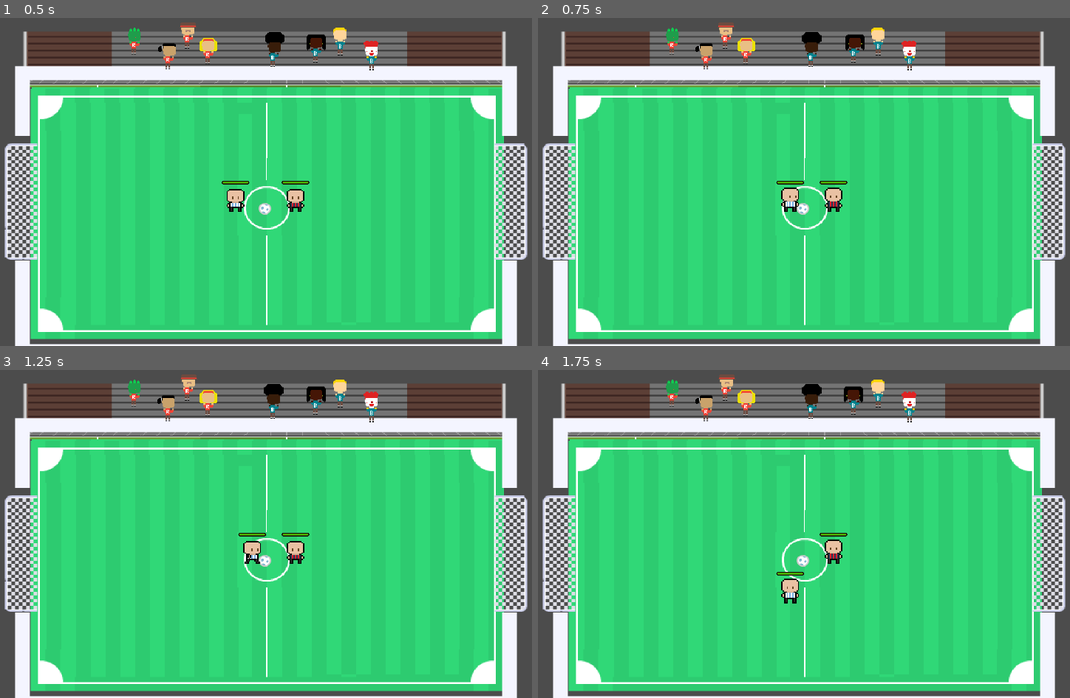
Above: before the commit, frames 1-4 (two rows, left to right).
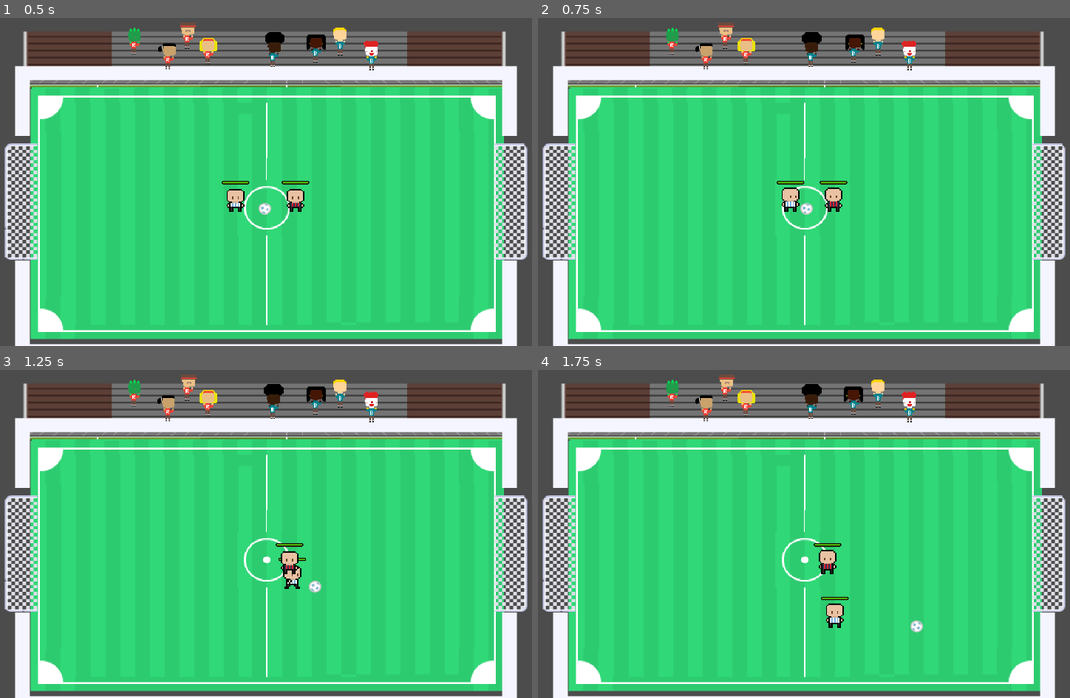
Above: after the commit, the same moments.

Repository: HatakekkSheeshh/Tiny_Football
Game: Godot game, scene res://Scenes/tilemap.tscn
Two runs of this game, one before a commit and one after it. Both use one fixed random seed, a clock stepped at 60 frames per second and the inputs below.
Inputs:
- Up to frame 1 (0.5 s): no input
- Up to frame 2 (0.75 s): tap Enter (ui_accept) at 0.5 s; hold D (ui_right) from 0.53 s (still down)
- Up to frame 3 (1.25 s): keep holding D (ui_right); tap Enter (ui_accept) at 0.77 s
- Up to frame 4 (1.75 s): release D (ui_right) at 1.28 s; hold S (ui_down) from 1.28 s (still down); tap Enter (ui_accept) at 1.52 s

Frame 1 is identical in both runs. In frame 2, 0.1% of the frame differs, in the area x 44-52%, y 49-60%; in frame 3, 0.9%; in frame 4, 1.1%, in the area x 44-73%, y 49-81%.

Commit message:
Update the player control with ball iteraction
Also added the detection for goals

Diff:
--- a/kick-&-score/GameObject/Player1.tscn
+++ b/kick-&-score/GameObject/Player1.tscn
@@ -7,8 +7,8 @@
 [ext_resource type="Texture2D" uid="uid://bwm3hprh6wp2k" path="res://Assets/Free Football Assets/Footballers/Argentina/walk.png" id="4_tcgth"]
 [ext_resource type="Script" uid="uid://bsbmrml6o45dv" path="res://GameObject/kick_zone.gd" id="6_7tsdg"]
 
-[sub_resource type="RectangleShape2D" id="RectangleShape2D_6iuh6"]
-size = Vector2(14, 5.000001)
+[sub_resource type="CapsuleShape2D" id="CapsuleShape2D_p2i75"]
+height = 22.0
 
 [sub_resource type="AtlasTexture" id="AtlasTexture_8trj2"]
 atlas = ExtResource("1_6wbdd")
@@ -170,12 +170,15 @@
 radius = 7.071068
 
 [node name="player" type="CharacterBody2D"]
+collision_layer = 2
+safe_margin = 0.1
 script = ExtResource("1_6iuh6")
 
 [node name="CollisionShape2D" type="CollisionShape2D" parent="."]
-position = Vector2(2.3841858e-07, 11.500002)
+y_sort_enabled = true
+position = Vector2(0, 5)
 rotation = 3.1415925
-shape = SubResource("RectangleShape2D_6iuh6")
+shape = SubResource("CapsuleShape2D_p2i75")
 one_way_collision = true
 debug_color = Color(0.6554663, 0.4702894, 0.58376086, 0.41960785)
 
--- a/kick-&-score/GameObject/Player2.tscn
+++ b/kick-&-score/GameObject/Player2.tscn
@@ -7,8 +7,8 @@
 [ext_resource type="Texture2D" uid="uid://bo2wpekjscqvo" path="res://Assets/Free Football Assets/Footballers/SanLorenzo/walk.png" id="5_5lvck"]
 [ext_resource type="Script" uid="uid://bsbmrml6o45dv" path="res://GameObject/kick_zone.gd" id="6_07chc"]
 
-[sub_resource type="RectangleShape2D" id="RectangleShape2D_6iuh6"]
-size = Vector2(14, 5.000001)
+[sub_resource type="CapsuleShape2D" id="CapsuleShape2D_rlpa5"]
+height = 22.0
 
 [sub_resource type="AtlasTexture" id="AtlasTexture_qrw08"]
 atlas = ExtResource("2_rlpa5")
@@ -173,9 +173,9 @@
 script = ExtResource("1_rlpa5")
 
 [node name="CollisionShape2D" type="CollisionShape2D" parent="."]
-position = Vector2(2.3841858e-07, 11.500002)
+position = Vector2(0, 6)
 rotation = 3.1415925
-shape = SubResource("RectangleShape2D_6iuh6")
+shape = SubResource("CapsuleShape2D_rlpa5")
 one_way_collision = true
 debug_color = Color(0.6554663, 0.4702894, 0.58376086, 0.41960785)
 
--- a/kick-&-score/GameObject/ball.tscn
+++ b/kick-&-score/GameObject/ball.tscn
@@ -4,15 +4,17 @@
 
 [sub_resource type="PhysicsMaterial" id="PhysicsMaterial_e50c6"]
 friction = 0.2
-bounce = 0.6
+bounce = 0.8
 
 [sub_resource type="CircleShape2D" id="CircleShape2D_j5uem"]
 radius = 7.0
 
-[node name="ball" type="RigidBody2D"]
-mass = 0.001
+[node name="ball" type="RigidBody2D" groups=["ball"]]
+y_sort_enabled = true
+mass = 10.0
 physics_material_override = SubResource("PhysicsMaterial_e50c6")
 gravity_scale = 0.0
+can_sleep = false
 
 [node name="Sprite2D" type="Sprite2D" parent="."]
 scale = Vector2(0.75, 0.75)
--- a/kick-&-score/GameObject/kick_zone.gd
+++ b/kick-&-score/GameObject/kick_zone.gd
@@ -25,7 +25,6 @@
 	if body.name == "ball":
 		is_in_contact_with_ball=false
 		ball_body=null
-		print("No longer has the ball")
 
 func _process(delta):
 	if is_in_contact_with_ball:
@@ -41,4 +40,3 @@
 	if ball_body:
 		var dir=(ball_body.global_position -global_position).normalized()
 		ball_body.apply_impulse(Vector2.ZERO, dir*kick_force)
-		print("Kicked the ball")
--- /dev/null
+++ b/kick-&-score/Scenes/goal_1.gd
@@ -0,0 +1,8 @@
+extends Area2D
+
+func _ready():
+	connect("body_entered",Callable(self,"_on_Goal_body_entered"))
+
+func _on_Goal_body_entered(body):
+	if body.is_in_group("ball"):
+		print("The ball is in goal1!")
--- /dev/null
+++ b/kick-&-score/Scenes/goal_2.gd
@@ -0,0 +1,8 @@
+extends Area2D
+
+func _ready():
+	connect("body_entered", Callable(self, "_on_Goal_body_entered"))
+
+func _on_Goal_body_entered(body):
+	if body.is_in_group("ball"):
+		print("The ball is in goal2!")
--- a/kick-&-score/Scenes/tilemap.tscn
+++ b/kick-&-score/Scenes/tilemap.tscn
@@ -7,10 +7,12 @@
 [ext_resource type="Texture2D" uid="uid://c3q8tmskkdykf" path="res://Assets/Soccorpia Asset Pack/Soccorpia Asset Pack/Environment/Soccorpia Stadium Tiles.png" id="5_fctyr"]
 [ext_resource type="Texture2D" uid="uid://ccbdo8t46rja5" path="res://Assets/kenney_sports-pack/Tilesheet/groundGrass_mown.png" id="6_symy8"]
 [ext_resource type="Texture2D" uid="uid://cxg03wlueqrri" path="res://Assets/kenney_sports-pack/Tilesheet/groundIce_red.png" id="7_75hpu"]
+[ext_resource type="Script" uid="uid://bbnlba88tgdqj" path="res://Scenes/goal_1.gd" id="8_3a6fx"]
 [ext_resource type="Texture2D" uid="uid://cgj5gbv0wd38y" path="res://Assets/Soccorpia Asset Pack/Soccorpia Asset Pack/Audience Sheets/Competitor Audience Booing (1) Sheet.png" id="8_bi1hd"]
 [ext_resource type="PackedScene" uid="uid://6eiaw7m0ntao" path="res://GameObject/Player1.tscn" id="8_qqp52"]
 [ext_resource type="Script" uid="uid://bry32xyvtdlsd" path="res://Scripts/a_1.gd" id="9_bhngk"]
 [ext_resource type="Texture2D" uid="uid://j6a0bkvgo35d" path="res://Assets/Soccorpia Asset Pack/Soccorpia Asset Pack/Audience Sheets/Competitor Audience Booing (8) Sheet.png" id="9_ehoth"]
+[ext_resource type="Script" uid="uid://dy3vxgmtp6jo6" path="res://Scenes/goal_2.gd" id="9_gk80j"]
 [ext_resource type="Texture2D" uid="uid://bih8qeul4cxc7" path="res://Assets/Soccorpia Asset Pack/Soccorpia Asset Pack/Audience Sheets/Competitor Audience Booing (2) Sheet.png" id="10_nkvct"]
 [ext_resource type="Texture2D" uid="uid://c7xd6v3cybegm" path="res://Assets/Soccorpia Asset Pack/Soccorpia Asset Pack/Audience Sheets/Competitor Audience Booing (10) Sheet.png" id="10_vyly5"]
 [ext_resource type="Texture2D" uid="uid://oubpkuj5ej63" path="res://Assets/Soccorpia Asset Pack/Soccorpia Asset Pack/Audience Sheets/Soccer Audience Booing (4) Sheet.png" id="11_vyly5"]
@@ -17527,6 +17529,9 @@
 sources/5 = SubResource("TileSetAtlasSource_6bp64")
 sources/6 = SubResource("TileSetAtlasSource_bi1hd")
 
+[sub_resource type="RectangleShape2D" id="RectangleShape2D_f8k6d"]
+size = Vector2(27, 132)
+
 [sub_resource type="AtlasTexture" id="AtlasTexture_boyy8"]
 atlas = ExtResource("8_bi1hd")
 region = Rect2(0, 0, 100, 51)
@@ -18035,6 +18040,21 @@
 tile_map_data = PackedByteArray("AAD5/woAAwAXABAAAAD6/woAAwAXABAAAAD4/woAAwARABQAAAD4/wkAAwARABUAAAD4/wgAAwARABQAAAD4/w …(880 unchanged characters)…
 tile_set = SubResource("TileSet_wsu2k")
 
+[node name="Goal1" type="Area2D" parent="TileMap/Goals"]
+script = ExtResource("8_3a6fx")
+
+[node name="CollisionShape2D" type="CollisionShape2D" parent="TileMap/Goals/Goal1"]
+position = Vector2(-101.5, 128)
+shape = SubResource("RectangleShape2D_f8k6d")
+
+[node name="Goal2" type="Area2D" parent="TileMap/Goals"]
+position = Vector2(538, 0)
+script = ExtResource("9_gk80j")
+
+[node name="CollisionShape2D" type="CollisionShape2D" parent="TileMap/Goals/Goal2"]
+position = Vector2(-101.5, 128)
+shape = SubResource("RectangleShape2D_f8k6d")
+
 [node name="Stadium" type="TileMapLayer" parent="TileMap"]
 use_parent_material = true
 position = Vector2(9, 8)
--- a/kick-&-score/Scripts/ball.gd
+++ b/kick-&-score/Scripts/ball.gd
@@ -1,34 +1,34 @@
-extends RigidBody2D
-var ball:RigidBody2D =null
-var pushing_ball:bool =false
-
-func _ready()->void:
-	ball=get_node("Ball")
-
-func push_ball() -> void:
-	if ball and velocity.length() > 0.01:
-		var v_unit = velocity.normalized()
-		var v_magnitude = velocity.length()
-		var v_target = min(v_magnitude * GAIN, MAX_BALL_SPEED)
-		var v_along = ball.linear_velocity.dot(v_unit)
-		var dv = v_target - v_along
-		if dv > 0.0:
-			var j = ball.mass * dv
-			ball.apply_central_impulse(v_unit * j)
-
-func check_collision() -> void:
-	pushing_ball = false
-	ball = null
-
-	if velocity.length() <= 0.01:
-		return
-
-	for i in range(get_slide_collision_count()):
-		var collision = get_slide_collision(i)
-		if collision == null:
-			continue
-		var collider = collision.get_collider()
-		if collider is RigidBody2D:
-			ball = collider
-			pushing_ball = true
-			push_ball()
+#extends RigidBody2D
+#var ball:RigidBody2D =null
+#var pushing_ball:bool =false
+#
+#func _ready()->void:
+	#ball=get_node("Ball")
+#
+#func push_ball() -> void:
+	#if ball and velocity.length() > 0.01:
+		#var v_unit = velocity.normalized()
+		#var v_magnitude = velocity.length()
+		#var v_target = min(v_magnitude * GAIN, MAX_BALL_SPEED)
+		#var v_along = ball.linear_velocity.dot(v_unit)
+		#var dv = v_target - v_along
+		#if dv > 0.0:
+			#var j = ball.mass * dv
+			#ball.apply_central_impulse(v_unit * j)
+#
+#func check_collision() -> void:
+	#pushing_ball = false
+	#ball = null
+#
+	#if velocity.length() <= 0.01:
+		#return
+#
+	#for i in range(get_slide_collision_count()):
+		#var collision = get_slide_collision(i)
+		#if collision == null:
+			#continue
+		#var collider = collision.get_collider()
+		#if collider is RigidBody2D:
+			#ball = collider
+			#pushing_ball = true
+			#push_ball()
--- a/kick-&-score/Scripts/player1.gd
+++ b/kick-&-score/Scripts/player1.gd
@@ -3,7 +3,7 @@
 """ Const variables """
 # Speed
 const SPEED = 100.0
-const GAIN := 1.0            			# rate: ball ≈ GAIN * player_velocity
+const GAIN := 0.75            			# rate: ball ≈ GAIN * player_velocity
 const MAX_BALL_SPEED := 500  			# max velocity for the ball (px/s)
 const SPRINT_MULT := 1.8
 # Stamina
@@ -36,8 +36,12 @@
 
 	$AnimatedSprite2D.play("idle")
 
+	# Make sure to set up collision detection
+	$CollisionShape2D.disabled = false
+
 func _physics_process(delta: float) -> void:
 	player_movement(delta)
+	handle_ball_interaction()
 
 func player_movement(delta: float) -> void:
 	var accelerate := SPEED
@@ -74,6 +78,38 @@
 	move_and_slide()
 	stamina_bar(delta)
 	play_anim()
+
+func handle_ball_interaction() -> void:
+	# Check for ball collision
+	for i in get_slide_collision_count():
+		var collision = get_slide_collision(i)
+		var collider = collision.get_collider()
+
+		if collider is RigidBody2D and collider.is_in_group("ball"):
+			ball = collider
+			pushing_ball = true
+
+			# Calculate kick force based on player's velocity and direction
+			var kick_force = velocity.normalized() * (SPEED * GAIN)
+			if sprint:
+				kick_force *= SPRINT_MULT
+
+			# Apply force to the ball
+			var ball_velocity = ball.linear_velocity + kick_force
+
+			# Limit ball speed
+			if ball_velocity.length() > MAX_BALL_SPEED:
+				ball_velocity = ball_velocity.normalized() * MAX_BALL_SPEED
+
+			ball.linear_velocity = ball_velocity
+
+			# Optional: Add a small impulse in the direction of movement for more responsive feel
+			ball.apply_impulse(velocity.normalized() * GAIN * 10)
+
+	# Reset pushing_ball if we're not colliding with the ball anymore
+	if pushing_ball and get_slide_collision_count() == 0:
+		pushing_ball = false
+		ball = null
 
 func play_anim() -> void:
 	var dir = current_dir
@@ -113,5 +149,5 @@
 	else:
 		stamina += (STAMINA_RECOVER_MOVE if movement else STAMINA_RECOVER_IDLE) * delta
 
-	stamina = clamp(stamina, 0.0, MAX_STAMINA)  # chỉ cần 1 lần
+	stamina = clamp(stamina, 0.0, MAX_STAMINA)
 	bar.value = stamina
--- a/kick-&-score/Scripts/player2.gd
+++ b/kick-&-score/Scripts/player2.gd
@@ -3,7 +3,7 @@
 """ Const variables """
 # Speed
 const SPEED = 100.0
-const GAIN := 1.0            			# rate: ball ≈ GAIN * player_velocity
+const GAIN := 0.75            			# rate: ball ≈ GAIN * player_velocity
 const MAX_BALL_SPEED := 500  			# max velocity for the ball (px/s)
 const SPRINT_MULT := 1.8
 # Stamina
@@ -35,10 +35,10 @@
 	bar.value = stamina
 
 	$AnimatedSprite2D.play("idle")
-
+	$CollisionShape2D.disabled = false
 func _physics_process(delta: float) -> void:
 	player_movement(delta)
-
+	handle_ball_interaction()
 func player_movement(delta: float) -> void:
 	var accelerate := SPEED
 	if Input.is_action_pressed("ui_sprint_2") and stamina >= STAMINA_MIN_TO_SPRINT:
@@ -74,6 +74,39 @@
 	move_and_slide()
 	stamina_bar(delta)
 	play_anim()
+
+func handle_ball_interaction() -> void:
+	# Check for ball collision
+	for i in get_slide_collision_count():
+		var collision = get_slide_collision(i)
+		var collider = collision.get_collider()
+
+		if collider is RigidBody2D and collider.is_in_group("ball"):
+			ball = collider
+			pushing_ball = true
+
+			# Calculate kick force based on player's velocity and direction
+			var kick_force = velocity.normalized() * (SPEED * GAIN)
+			if sprint:
+				kick_force *= SPRINT_MULT
+
+			# Apply force to the ball
+			var ball_velocity = ball.linear_velocity + kick_force
+
+			# Limit ball speed
+			if ball_velocity.length() > MAX_BALL_SPEED:
+				ball_velocity = ball_velocity.normalized() * MAX_BALL_SPEED
+
+			ball.linear_velocity = ball_velocity
+
+			# Optional: Add a small impulse in the direction of movement for more responsive feel
+			ball.apply_impulse(velocity.normalized() * GAIN * 10)
+
+	# Reset pushing_ball if we're not colliding with the ball anymore
+	if pushing_ball and get_slide_collision_count() == 0:
+		pushing_ball = false
+		ball = null
+
 
 func play_anim() -> void:
 	var dir = current_dir
Not shown, added: kick-&-score/Scenes/goal_1.gd.uid
Not shown, added: kick-&-score/Scenes/goal_2.gd.uid
Not shown: 1 places in kick-&-score/Scenes/tilemap.tscn that only renumber resources
